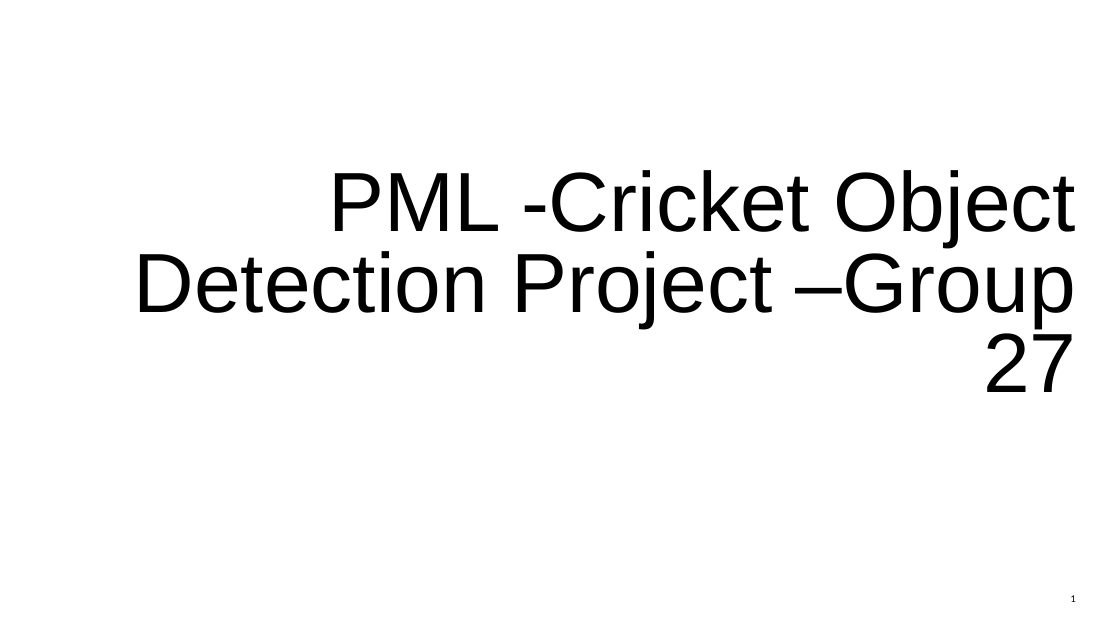
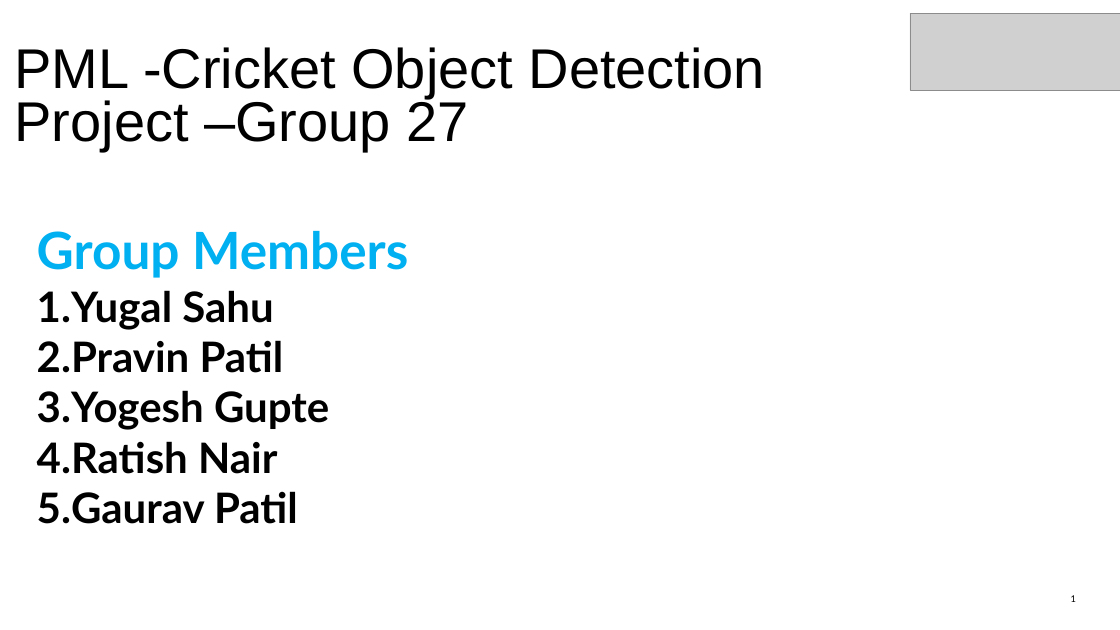
Before and after one commit to mepravintp/PG-IITB, a slide deck: slide 1 of cricket_object_detection/Group27-PMLProject.pptx. Drawn at 1120x630 pixels with LibreOffice and Linux fonts; fonts in the diff are those of the drawing; grey boxes stand for pictures; background and template pictures are left out. Boxes give left, top, right and bottom in pixels: in the first picture for what was removed or moved away, otherwise in the second. Text is boxed around its words. In the diff, an @@ line names an element or a change of style, - is before the commit and + after.

```diff
--- a/cricket_object_detection/Group27-PMLProject.pptx
+++ b/cricket_object_detection/Group27-PMLProject.pptx
@@ title "PML -Cricket Object Detection Project ...": place and size @@
-title "PML -Cricket Object Detection Project ..." at box(133, 170, 1076, 392)
+title "PML -Cricket Object Detection Project ..." at box(15, 47, 765, 151)
@@ title "PML -Cricket Object Detection Project ..." at box(15, 47, 765, 151): size 72 to 48 pt; alignment right to left @@
@@ picture added at box(910, 13, 1120, 91) @@
@@ table added at box(29, 215, 793, 630), 2 rows, 2 columns @@
+Group Members / Yugal Sahu / Pravin Patil / Yogesh Gupte / Ratish Nair / Gaurav Patil | 
+ | 
```
Also in this commit, not shown: 10 other slides changed, 2 slides removed, 1 other file.
